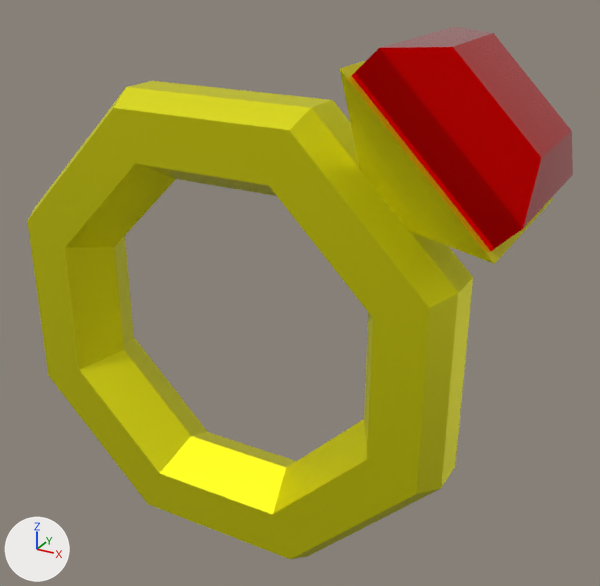
Two versions of the FBX model Assets/Resources/Models/Items/Ring.fbx, one commit apart.
Rendered twice from a camera (50 mm lens) standing at (-8.222, -0.702, 1.022) and looking at (-8.638, 0.054, 0.645). Every picture has the same lights, and +X, +Y and +Z are marked at lower left.

Objects in the first picture: 'Ring'.
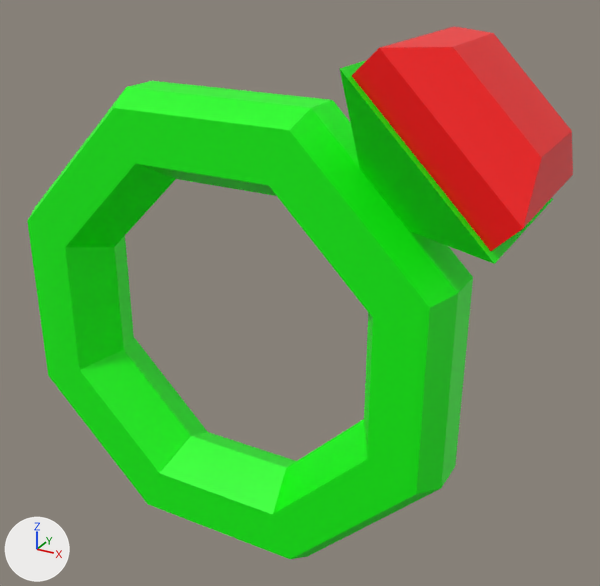
The change, as a list of edits to the scene's bpy script:
```text
Add mat_green:
    mat_green = principled_material('Green')
    mat_green.base_color = (0.0, 1.0, 0.0)  # green #00ff00
Add mat_red:
    mat_red = principled_material('Red')
    mat_red.base_color = (1.0, 0.0, 0.0)  # red #ff0000
    mat_red.roughness = 0.4
Change me_torus_001:
    where me_torus_001.from_pydata(...)  # 76 vertices, 74 faces; spans x -0.277..0.336, y -0.074..0.125, z -0.267..0.344
    used by ob_ring; location = (-8.705, 0.0, 0.59)
    me_torus_001 part 1: all 65 faces that had it switch from mat_gold (yellow #e7e409) to mat_green (green #00ff00)
    me_torus_001 part 2: all 9 faces that had it switch from mat_ruby (red #e70000) to mat_red (red #ff0000)
```

Location of each change, [x1, y1, x2, y2] in pixels of the pictures (600 x 586 px):
part 1 of me_torus_001, recoloured (yellow to green)
    both: [27, 60, 553, 559]
part 2 of me_torus_001, recoloured
    both: [352, 26, 573, 251]
